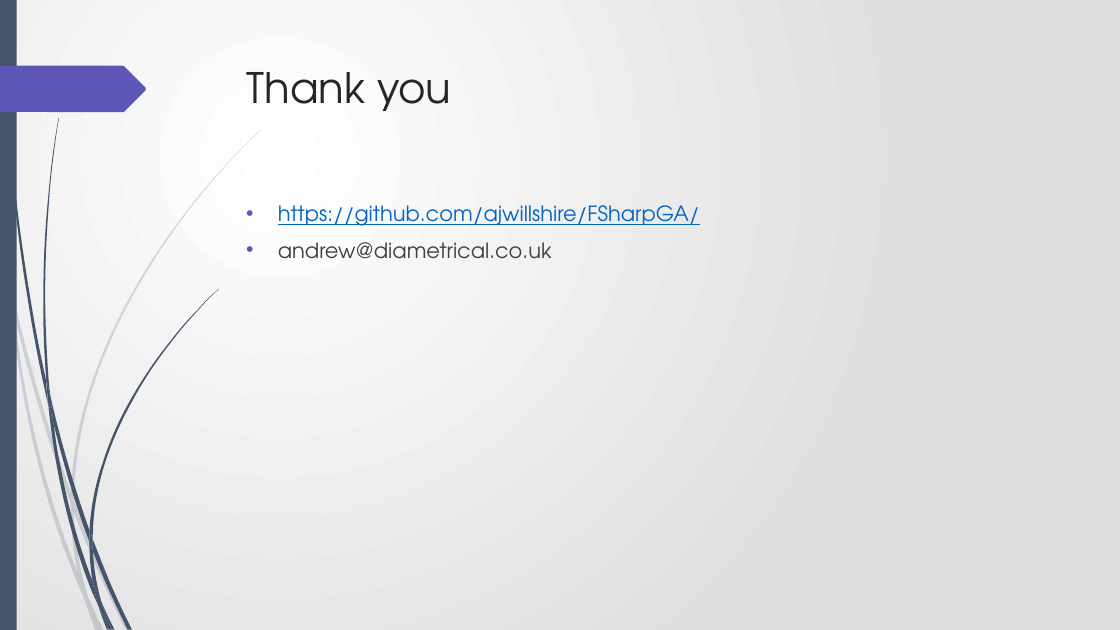
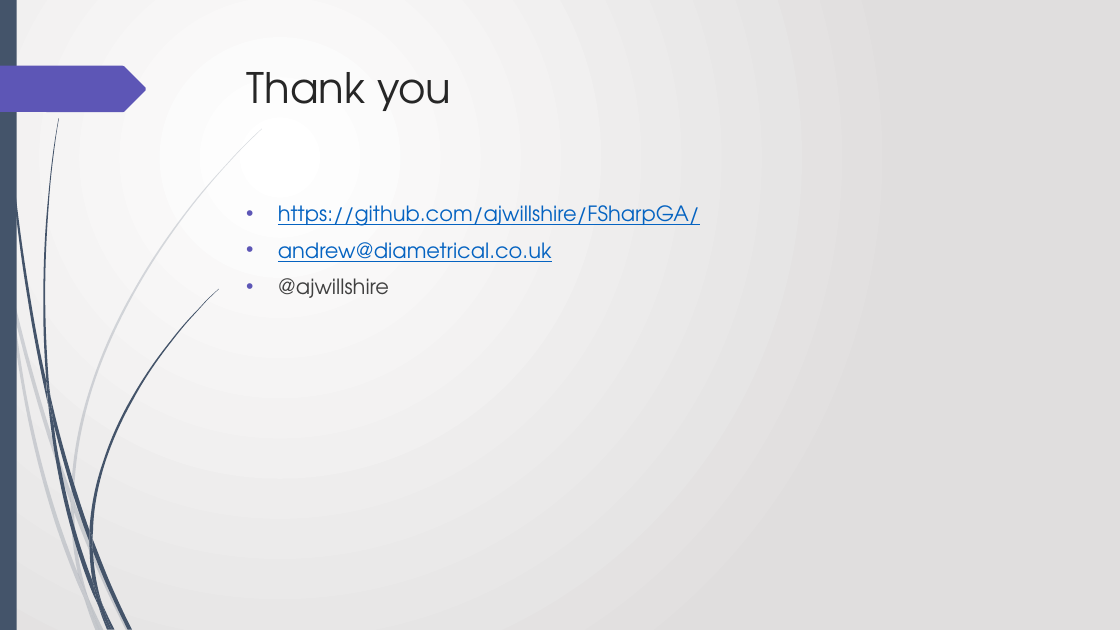
Before and after one commit to ajwillshire/FSharpGA, a slide deck: slide 45 of FSharpGA - 18th July 2019.pptx. Drawn at 1120x630 pixels with LibreOffice and Linux fonts; fonts in the diff are those of the drawing. Boxes give left, top, right and bottom in pixels: in the first picture for what was removed or moved away, otherwise in the second. Text is boxed around its words. In the diff, an @@ line names an element or a change of style, - is before the commit and + after.

Commit message:
Final version presented.

```diff
--- a/FSharpGA - 18th July 2019.pptx
+++ b/FSharpGA - 18th July 2019.pptx
@@ text at (278, 242, 552, 262): text colour #404040 to #0563C1, underline on in "andrew@diametrical.co.uk" @@
@@ text at (278, 278, 389, 298): paragraph added @@
+• @ajwillshire
```
